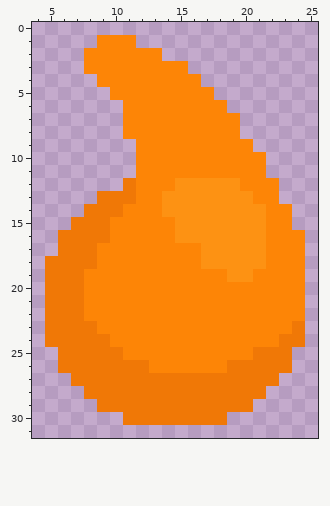
Pixel-art sprite, stored at assets/sprites/liquids/refined-fuel.png. The picture above was drawn from the file before the commit.
The file is 32x32 pixels. Colours within 5 levels of each other are drawn and written as one. Shown: x 4..25, y 0..31.
Now the later version:
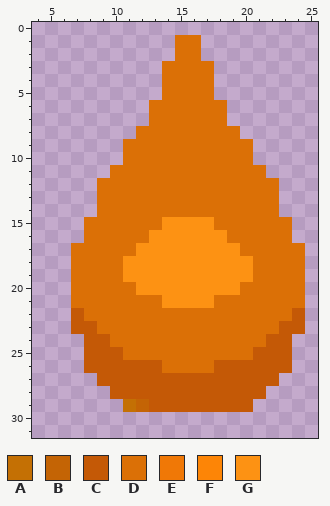
Palette (. is transparent): A #c47004  B #c46405  C #c45906  D #db7006  E #f07806  F #fd8506  G #fd9213
Edits made:
Changed rows in their new state; - is an unchanged pixel.
first column x 5:
 1 ----...---DD--------
 2 ---......-DD--------
 3 ---......DDDD-------
 4 ----.....DDDD-------
 5 -----....DDDD-------
 6 ------..DDDDDD------
 7 ------..DDDDDD.-----
 8 ------.DDDDDDDD-----
 9 ------DDDDDDDDDD----
10 ------DDDDDDDDDD.---
11 -----DDDDDDDDDDDD---
12 ----DDDDDDDDDDDDDD--
13 ----DDDDDDDDDDDDDD--
14 ---.DDDDDDDDDDDDDD.-
15 --.DDDDDDG---DDDDDD-
16 -..DDDDDGG----DDDDD.
17 -.DDDDDGGGGG---DDDDD
18 ..DDDDGGGGGG----DDDD
19 ..DDDDGGGGGGGG--DDDD
20 ..DDDDDGGGGGGGGDDDDD
21 ..DDDDDDDGGGGDDDDDDD
22 ..CDDDDDDDDDDDDDDDDC
23 ..CCDDDDDDDDDDDDDDCC
24 ...CCDDDDDDDDDDDDCC.
25 -..CCCDDDDDDDDDDCCC-
26 -..CCCCCCDDDDCCCCCC-
27 --..CCCCCCCCCCCCCC--
28 ---..CCCCCCCCCCCC---
29 ----..ABCCCCCCCC----
30 ------........------
